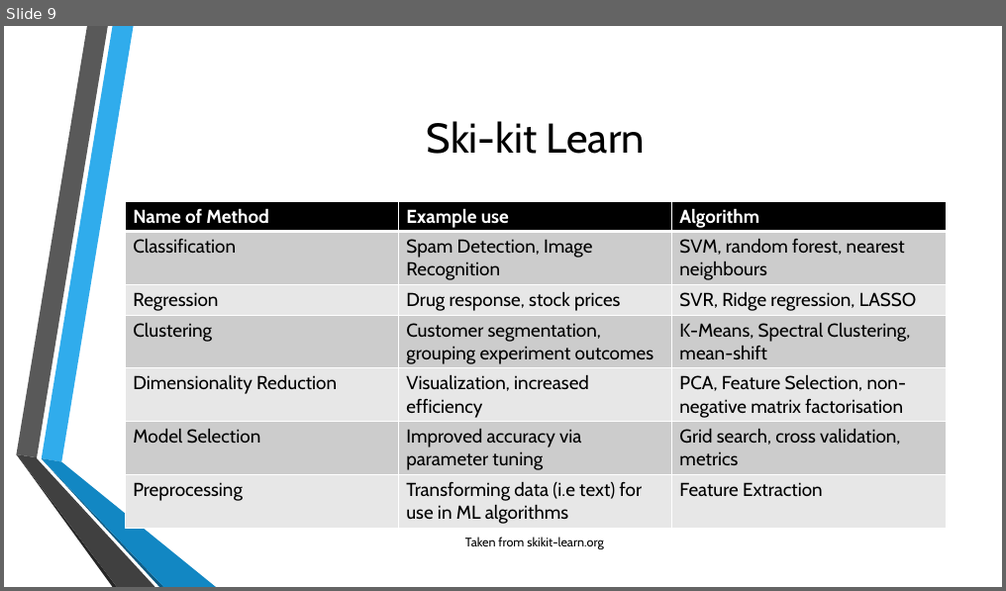
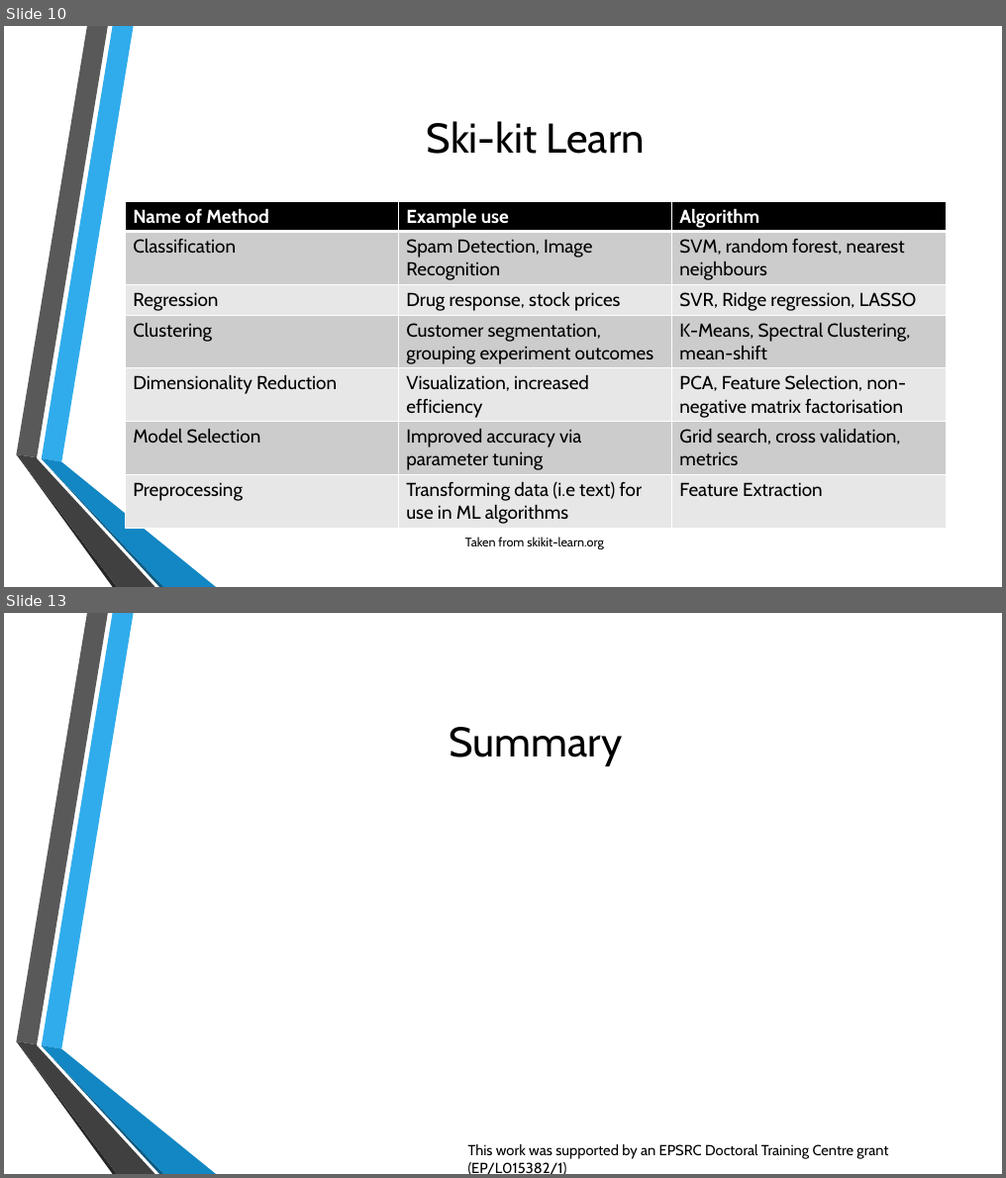
Before and after one commit to samuelsenior/ML_Intro, a slide deck: ML_Tools.pptx. Shown one above the other, each under a label of ours: slide 9 before the commit, slides 10 and 13 after it; the slides between them are not shown. The pictures are 1006x591 and 1006x1178 pixels, drawn with LibreOffice and Linux fonts; fonts in the diff are those of the drawing; background and template pictures are left out. Boxes give left, top, right and bottom in pixels: in the first picture for what was removed or moved away, otherwise in the second. Text is boxed around its words. In the diff, an @@ line names an element or a change of style, - is before the commit and + after.

```diff
--- a/ML_Tools.pptx
+++ b/ML_Tools.pptx
@@ slide 13 added at (4, 613, 1002, 1174), background picture (left out); not listed: 6 template elements that a slide beside it also shows @@
@@ title added at (450, 727, 623, 766), 40 pt, text #000000 @@
+Summary
@@ text added at (468, 1145, 888, 1174), 14 pt, text #000000 @@
+This work was supported by an EPSRC Doctoral Training Centre grant (EP/L015382/1)
@@ what was slide 9 is now slide 10 @@
```
Also in this commit, not shown: 3 slides changed, 3 other slides added, 1 slide removed, 4 other files.
